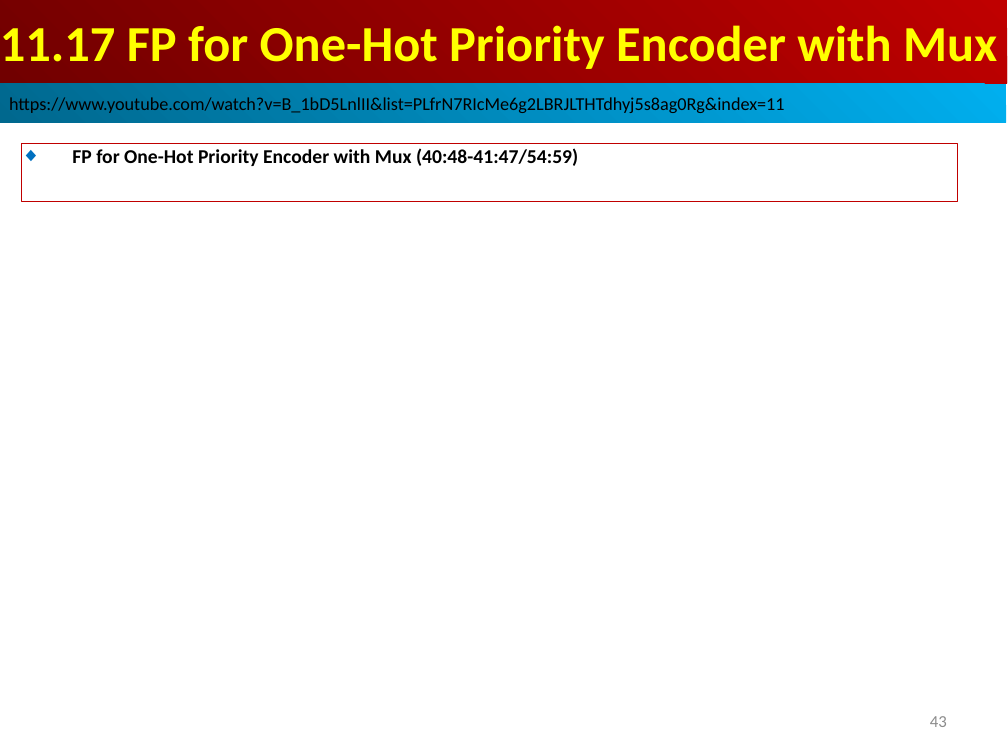
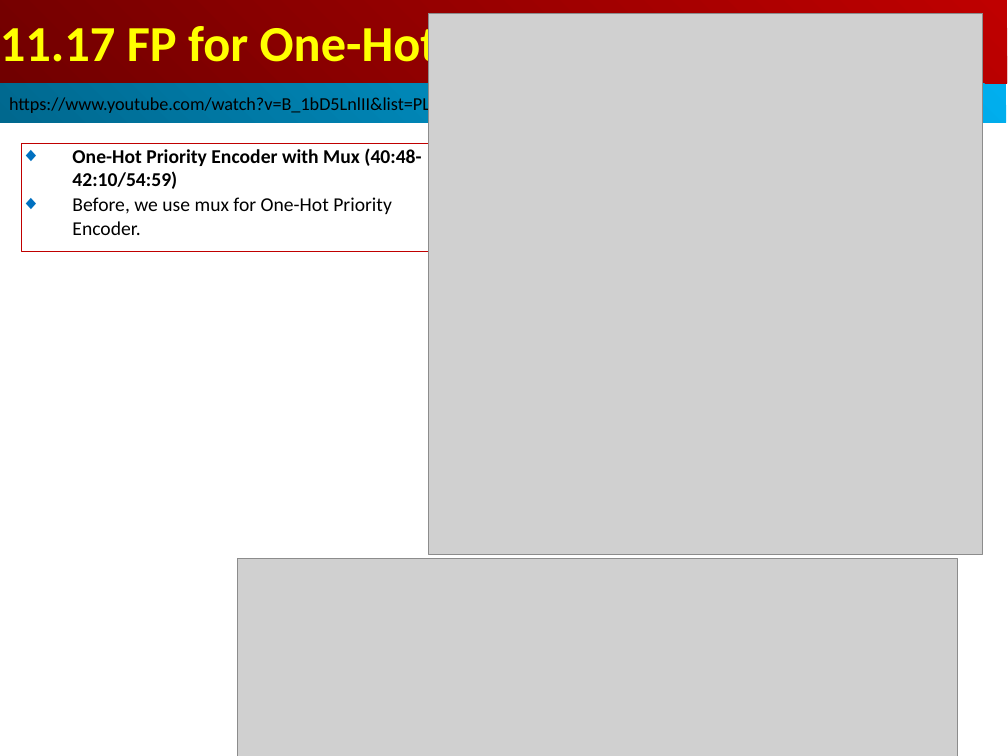
Before and after one commit to peterhchen/AIU_CS800_Chisel, a slide deck: slide 42 of 500_UCSC_HWD/011_FP_Reduce/000_Video/011.FP_Reduce.ppt (slide 43 before the commit). Drawn at 1008x756 pixels with LibreOffice and Linux fonts; fonts in the diff are those of the drawing; grey boxes stand for pictures. Boxes give left, top, right and bottom in pixels: in the first picture for what was removed or moved away, otherwise in the second. Text is boxed around its words. In the diff, an @@ line names an element or a change of style, - is before the commit and + after.

```diff
--- a/500_UCSC_HWD/011_FP_Reduce/000_Video/011.FP_Reduce.ppt
+++ b/500_UCSC_HWD/011_FP_Reduce/000_Video/011.FP_Reduce.ppt
@@ text in rectangle at [0,20,438,73]: text changed @@
-11.17 FP for One-Hot Priority Encoder with Mux
+11.17 FP for One-Hot Priority Encoder
@@ picture added at [428,13,983,554] @@
@@ rectangle "One-Hot Priority Encoder with Mux ...": place and size @@
-rectangle "One-Hot Priority Encoder with Mux ..." at [21,143,958,202]
+rectangle "One-Hot Priority Encoder with Mux ..." at [21,143,428,252]
@@ text in rectangle at [72,148,421,235]: text changed @@
-◆ FP for One-Hot Priority Encoder with Mux (40:48-41:47/54:59)
+◆ One-Hot Priority Encoder with Mux (40:48-42:10/54:59)
+◆ Before, we use mux for One-Hot Priority Encoder.
@@ picture added at [237,558,958,756] @@
@@ page number removed at [930,716,947,727] @@
-43
```
Also in this commit, not shown: 3 other slides changed, 9 slides added.
